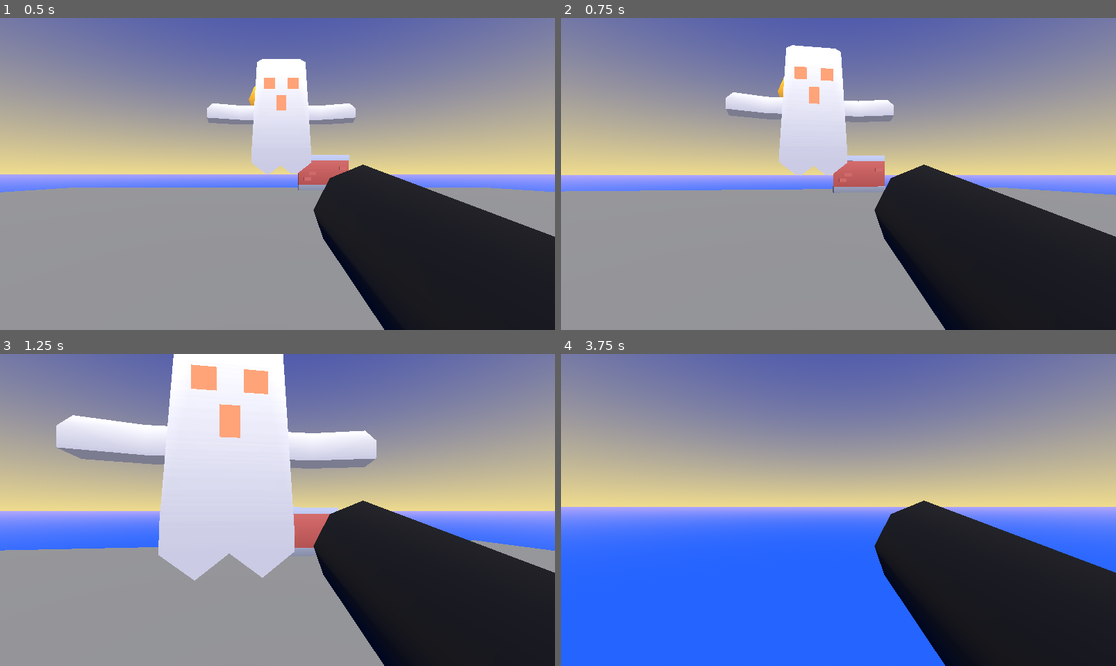
Above: before the commit, frames 1-4 (two rows, left to right).
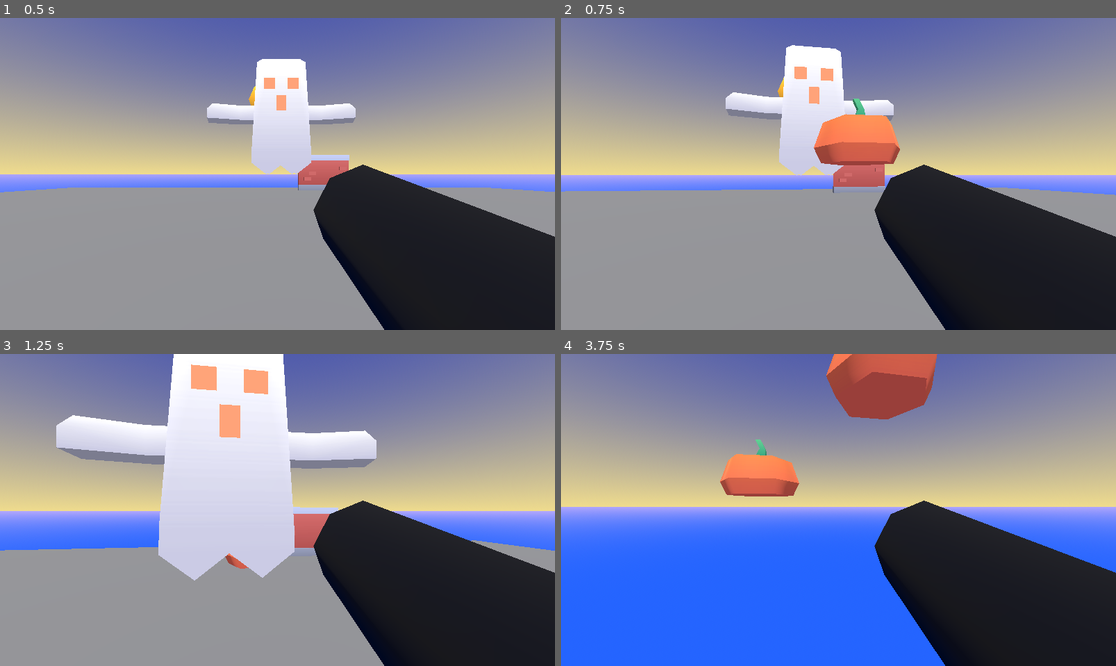
Above: after the commit, the same moments.

Repository: florianvazelle/BossRush
Game: Godot game, scene res://scenes/main.tscn
Same seed, same stepped clock (60 frames per second), same inputs: the game is played once before the commit and once after it.
Inputs (mouse positions are in pixels of both pictures, inside the frame that each line leads up to):
- Up to frame 1 (0.5 s): no input
- Up to frame 2 (0.75 s): tap Enter at 0.5 s; move the mouse to (866, 174) at 0.52 s; press the mouse at (866, 174) at 0.53 s; hold W (pm_moveforward) from 0.53 s (still down)
- Up to frame 3 (1.25 s): keep holding W (pm_moveforward); tap Space (jump) at 0.77 s
- Up to frame 4 (3.75 s): keep holding W (pm_moveforward); move the mouse to (810, 510) at 1.27 s; release the mouse at (810, 510) at 1.28 s; tap Shift (sprint) at 1.35 s; tap Space (jump) at 1.52, 2, 3.02 s; click (810, 510) at 1.55 s; move the mouse to (849, 503) at 2.02 s; press the mouse at (849, 503) at 2.03 s; move the mouse to (832, 516) at 2.77 s; release the mouse at (832, 516) at 2.78 s; tap R at 2.85 s; click (832, 516) at 3.05 s; move the mouse to (877, 513) at 3.52 s; press the mouse at (877, 513) at 3.53 s; tap T at 3.6 s

Frame 1 is identical in both runs. In frame 2, 2.2% of the frame differs, in the area x 45-62%, y 25-48%; in frame 3, less than 0.1%; in frame 4, 5.1%, in the area x 28-68%, y 0-46%.

Commit message:
input: use godot input map to trigger canon

Diff:
--- a/project.godot
+++ b/project.godot
@@ -100,3 +100,8 @@
 "events": [Object(InputEventKey,"resource_local_to_scene":false,"resource_name":"","device":-1,"window_id":0,"alt_press …(195 unchanged characters)…
 ]
 }
+shoot={
+"deadzone": 0.5,
+"events": [Object(InputEventMouseButton,"resource_local_to_scene":false,"resource_name":"","device":-1,"window_id":0,"alt_pressed":false,"shift_pressed":false,"ctrl_pressed":false,"meta_pressed":false,"button_mask":1,"position":Vector2(150, 27),"global_position":Vector2(159, 73),"factor":1.0,"button_index":1,"canceled":false,"pressed":true,"double_click":false,"script":null)
+]
+}
--- a/scripts/canon.gd
+++ b/scripts/canon.gd
@@ -5,18 +5,13 @@
 @onready var spawn = $Marker3D
 
 func _unhandled_input(event):
-	if event is InputEventKey:
-		if event.pressed:
-			match event.keycode:
-				# TODO: change key to mouse
-				KEY_A:
-					# TODO: play shoot sfx
+	if event.is_action_pressed(&"shoot"):
+		# TODO: play shoot sfx
+		var ammo := Ammo.instantiate()
+		get_owner().get_parent().add_child(ammo)
+		ammo.global_position = spawn.global_position
 
-					var ammo := Ammo.instantiate()
-					get_owner().get_parent().add_child(ammo)
-					ammo.global_position = spawn.global_position
-
-					var target: Vector3 = to_global(spawn.position + Vector3.UP)
-					var dir: Vector3 = spawn.global_position - target
-					var speed := 15
-					ammo.apply_impulse(dir.normalized() * speed)
+		var target: Vector3 = to_global(spawn.position + Vector3.UP)
+		var dir: Vector3 = spawn.global_position - target
+		var speed := 15
+		ammo.apply_impulse(dir.normalized() * speed)
